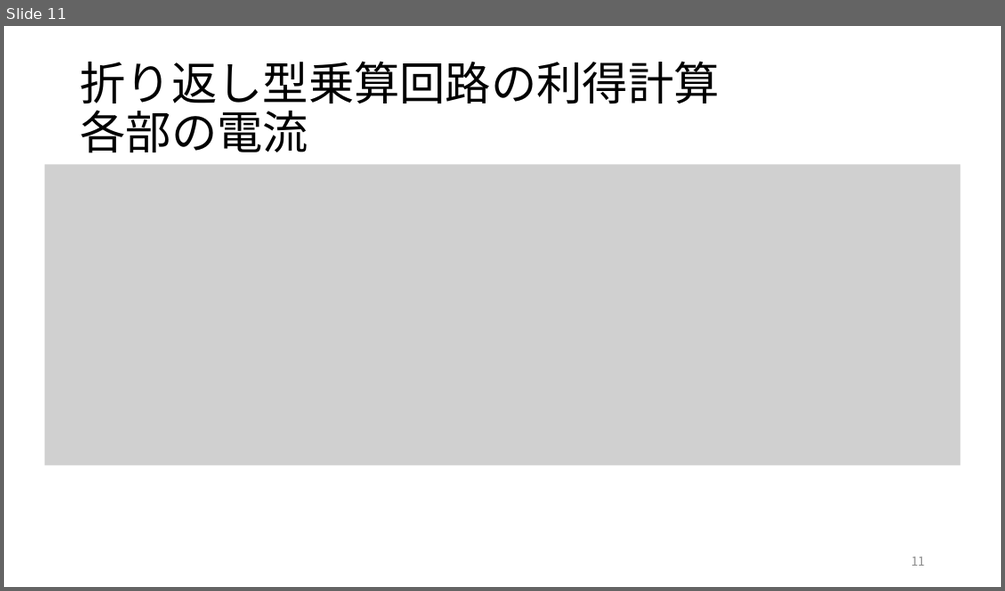
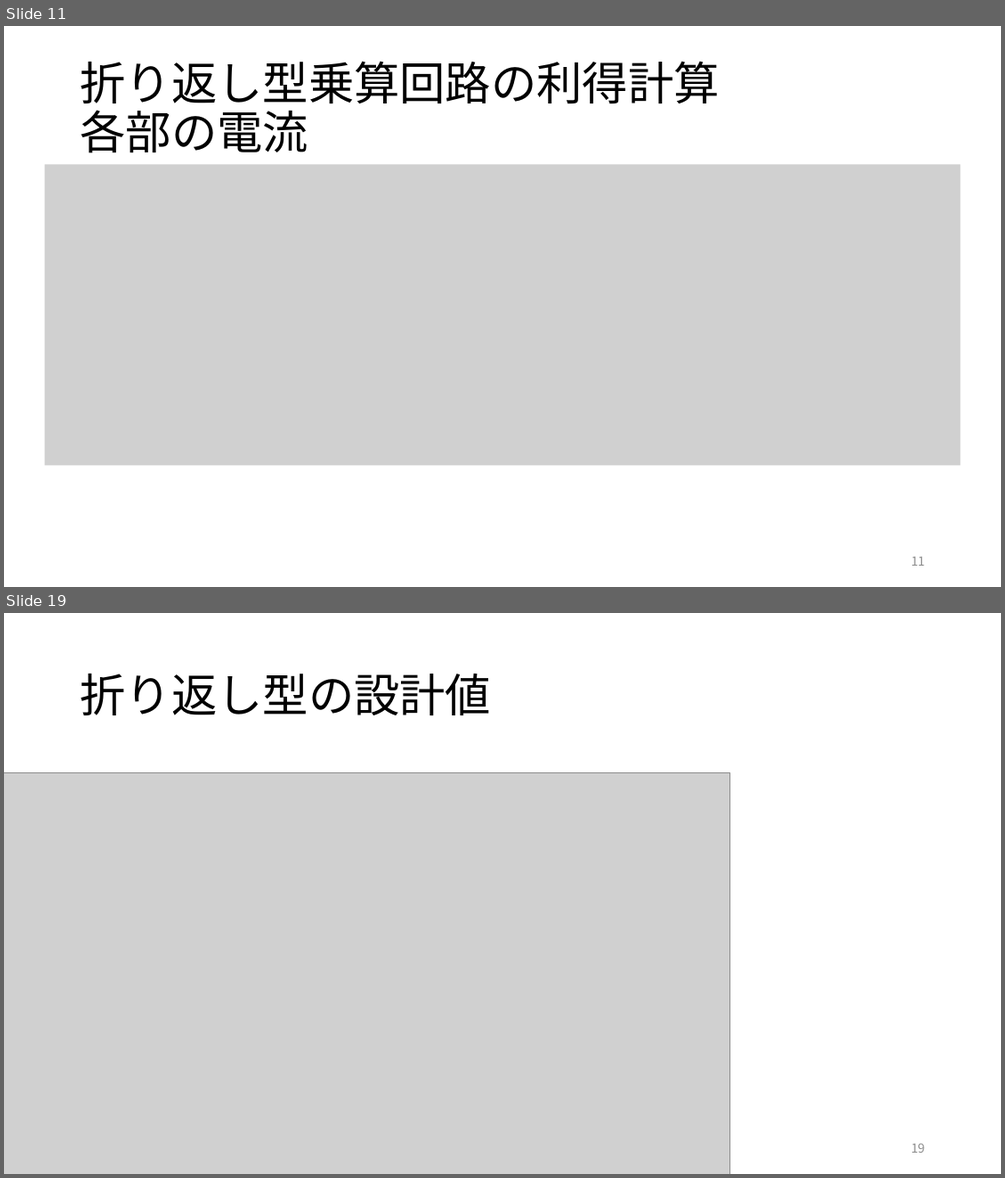
Before and after one commit to kjm-desktop10400/reserch, a slide deck: folded_gilbert/20230710/折り返し型ギルバート乗算回路の設計.pptx. Shown one above the other, each under a label of ours: slide 11 before the commit, slides 11 and 19 after it; the slides between them are not shown. The pictures are 1005x591 and 1005x1178 pixels, drawn with LibreOffice and Linux fonts; fonts in the diff are those of the drawing; grey boxes stand for pictures. Boxes give left, top, right and bottom in pixels: in the first picture for what was removed or moved away, otherwise in the second. Text is boxed around its words. In the diff, an @@ line names an element or a change of style, - is before the commit and + after.

```diff
--- a/folded_gilbert/20230710/折り返し型ギルバート乗算回路の設計.pptx
+++ b/folded_gilbert/20230710/折り返し型ギルバート乗算回路の設計.pptx
@@ slide 19 added at (4,613,1001,1174), background #FFFFFF @@
@@ title added at (80,674,491,715), 44 pt, text #000000 @@
+折り返し型の設計値
@@ picture added at (4,773,730,1174) @@
@@ page number added at (911,1143,925,1152), 12 pt, text #8C8C8C @@
+19
```
Also in this commit, not shown: 2 slides changed, 4 other slides added, 2 other files.
